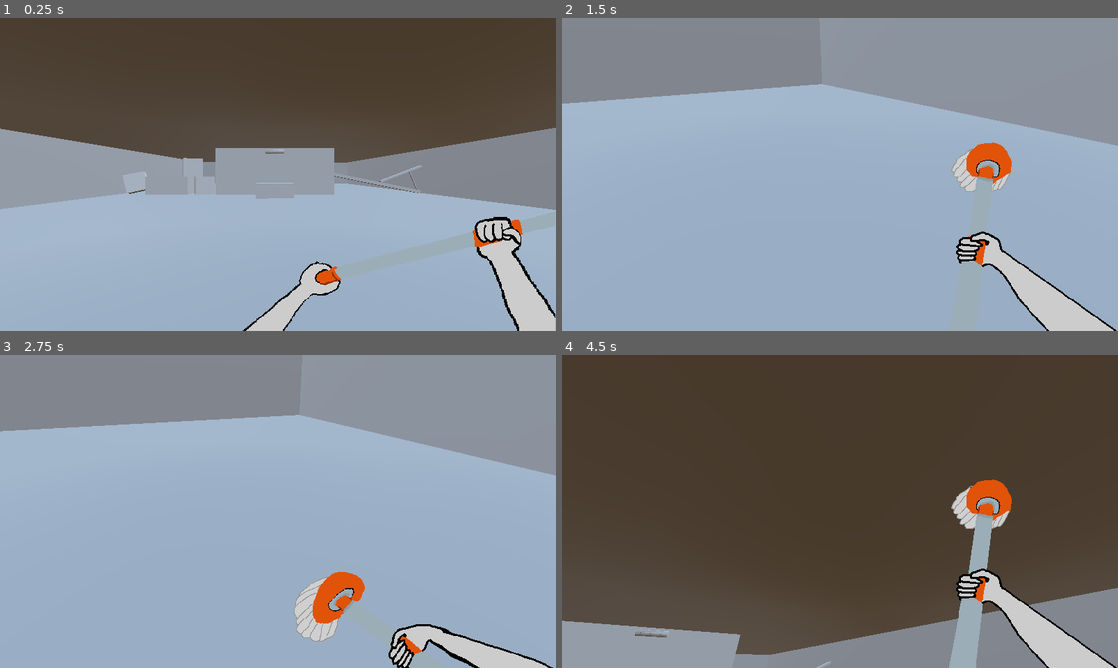
Above: before the commit, frames 1-4 (two rows, left to right).
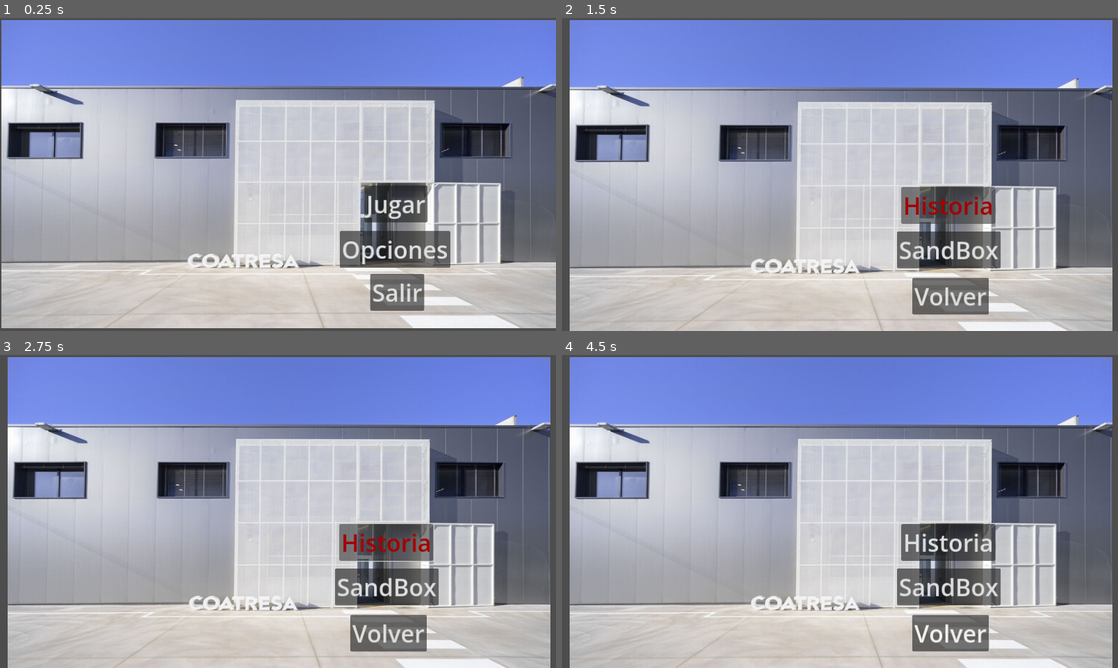
Above: after the commit, the same moments.

Repository: Sebastian-Faetani/Rise-of-the-dough
Game: Godot game, scene res://scenes/UI/main_menu.tscn
Two runs of this game, one before a commit and one after it. Both use one fixed random seed, a clock stepped at 60 frames per second and the inputs below. Before the commit the project starts from res://scenes/maps/lvl_1.tscn.
Inputs (mouse positions are in pixels of both pictures, inside the frame that each line leads up to):
- Up to frame 1 (0.25 s): no input
- Up to frame 2 (1.5 s): click (956, 249) at 0.5 s, where only the run after the commit has a clickable "Opciones"; click (956, 202) at 1.25 s, where only the run after the commit has a clickable "Jugar"
- Up to frame 3 (2.75 s): click (383, 542) at 2 s, where only the run after the commit has a clickable "Historia"
- Up to frame 4 (4.5 s): click (951, 586) at 2.75 s, where only the run after the commit has a clickable "SandBox"; click (951, 633) at 3.5 s, where only the run after the commit has a clickable "Volver"; tap Enter at 4.25 s; move the mouse to (867, 511) at 4.27 s; hold D (move_right) from 4.28 s (still down); hold Shift (run) from 4.28 s (still down)

The runs differ from the first frame. In frame 1, 94% of the frame differs, in the area x 0-100%, y 0-100%; in frame 2, 92%; in frame 3, 92%; in frame 4, 97%.

Commit message:
main menu and play menu added

Diff:
--- a/project.godot
+++ b/project.godot
@@ -11,7 +11,7 @@
 [application]
 
 config/name="Rise-of-the-dough"
-run/main_scene="res://scenes/maps/lvl_1.tscn"
+run/main_scene="res://scenes/UI/main_menu.tscn"
 config/features=PackedStringArray("4.2", "GL Compatibility")
 config/icon="res://icon.svg"
 
--- /dev/null
+++ b/scenes/UI/main_menu.gd
@@ -0,0 +1,19 @@
+extends Control
+
+
+
+func _ready():
+	pass # Replace with function body.
+
+
+
+func _process(delta):
+	pass
+
+
+func _on_start_button_pressed():
+	get_tree().change_scene_to_file("res://scenes/UI/play_menu.tscn")
+
+
+func _on_quit_button_pressed():
+	get_tree().quit()
--- /dev/null
+++ b/scenes/UI/main_menu.tscn
@@ -0,0 +1,53 @@
+[gd_scene load_steps=3 format=3 uid="uid://b311qc0ldm0ij"]
+
+[ext_resource type="Texture2D" uid="uid://d2nt5ggekraiy" path="res://assets/interfaz/fabrica-y-oficinas-coatresa-denys-and-von-arend_4.jpg" id="1_0ojx0"]
+[ext_resource type="Script" path="res://scenes/UI/main_menu.gd" id="1_1gr01"]
+
+[node name="MainMenu" type="Control"]
+layout_mode = 3
+anchors_preset = 15
+anchor_right = 1.0
+anchor_bottom = 1.0
+grow_horizontal = 2
+grow_vertical = 2
+script = ExtResource("1_1gr01")
+
+[node name="Sprite2D" type="Sprite2D" parent="."]
+position = Vector2(580, 323)
+scale = Vector2(1.53867, 1.27705)
+texture = ExtResource("1_0ojx0")
+
+[node name="start_button" type="Button" parent="."]
+layout_mode = 0
+offset_left = 755.0
+offset_top = 347.0
+offset_right = 885.0
+offset_bottom = 423.0
+theme_override_colors/font_pressed_color = Color(1, 1, 1, 1)
+theme_override_colors/font_hover_color = Color(0.694713, 0, 0, 1)
+theme_override_font_sizes/font_size = 49
+text = "Jugar"
+
+[node name="options_button" type="Button" parent="."]
+offset_left = 704.0
+offset_top = 441.0
+offset_right = 933.0
+offset_bottom = 517.0
+theme_override_colors/font_pressed_color = Color(1, 1, 1, 1)
+theme_override_colors/font_hover_color = Color(0.694713, 0, 0, 1)
+theme_override_font_sizes/font_size = 49
+text = "Opciones"
+
+[node name="quit_button" type="Button" parent="."]
+layout_mode = 0
+offset_left = 767.0
+offset_top = 530.0
+offset_right = 879.0
+offset_bottom = 606.0
+theme_override_colors/font_pressed_color = Color(1, 1, 1, 1)
+theme_override_colors/font_hover_color = Color(0.658911, 1.22733e-06, 9.62615e-08, 1)
+theme_override_font_sizes/font_size = 49
+text = "Salir"
+
+[connection signal="pressed" from="start_button" to="." method="_on_start_button_pressed"]
+[connection signal="pressed" from="quit_button" to="." method="_on_quit_button_pressed"]
--- /dev/null
+++ b/scenes/UI/play_menu.gd
@@ -0,0 +1,23 @@
+extends Control
+
+
+
+func _ready():
+	pass # Replace with function body.
+
+
+
+func _process(delta):
+	pass
+
+
+func _on_storybutton_pressed():
+	get_tree().change_scene_to_file("res://scenes/maps/lvl_1.tscn")
+
+
+func _on_sandboxbutton_pressed():
+	get_tree().change_scene_to_file("res://scenes/maps/sandbox.tscn")
+
+
+func _on_backbutton_pressed():
+	get_tree().change_scene_to_file("res://scenes/UI/main_menu.tscn")
--- /dev/null
+++ b/scenes/UI/play_menu.tscn
@@ -0,0 +1,53 @@
+[gd_scene load_steps=2 format=3 uid="uid://7mdwnbpmckxe"]
+
+[ext_resource type="Texture2D" uid="uid://d2nt5ggekraiy" path="res://assets/interfaz/fabrica-y-oficinas-coatresa-denys-and-von-arend_4.jpg" id="1_mtekn"]
+
+[node name="Play_Menu" type="Control"]
+layout_mode = 3
+anchors_preset = 15
+anchor_right = 1.0
+anchor_bottom = 1.0
+grow_horizontal = 2
+grow_vertical = 2
+
+[node name="Sprite2D" type="Sprite2D" parent="."]
+position = Vector2(578, 330)
+scale = Vector2(1.49975, 1.3048)
+texture = ExtResource("1_mtekn")
+
+[node name="story-button" type="Button" parent="."]
+layout_mode = 0
+offset_left = 703.0
+offset_top = 350.0
+offset_right = 898.0
+offset_bottom = 426.0
+theme_override_colors/font_pressed_color = Color(1, 1, 1, 1)
+theme_override_colors/font_hover_color = Color(0.641106, 0, 0, 1)
+theme_override_font_sizes/font_size = 49
+text = "Historia"
+
+[node name="sandbox-button" type="Button" parent="."]
+layout_mode = 0
+offset_left = 694.0
+offset_top = 442.0
+offset_right = 908.0
+offset_bottom = 518.0
+theme_override_colors/font_pressed_color = Color(1, 1, 1, 1)
+theme_override_colors/font_hover_color = Color(0.596853, 1.62441e-06, 4.33177e-07, 1)
+theme_override_font_sizes/font_size = 49
+text = "SandBox"
+
+[node name="back-button" type="Button" parent="."]
+layout_mode = 0
+offset_left = 726.0
+offset_top = 538.0
+offset_right = 883.0
+offset_bottom = 614.0
+theme_override_colors/font_pressed_color = Color(1, 1, 1, 1)
+theme_override_colors/font_hover_color = Color(0.56173, 0, 0, 1)
+theme_override_font_sizes/font_size = 49
+text = "Volver"
+
+[connection signal="pressed" from="story-button" to="." method="_on_storybutton_pressed"]
+[connection signal="pressed" from="sandbox-button" to="." method="_on_sandboxbutton_pressed"]
+[connection signal="pressed" from="back-button" to="." method="_on_backbutton_pressed"]
Binary file added: assets/interfaz/fabrica-y-oficinas-coatresa-denys-and-von-arend_4.jpg
Not shown, added: assets/interfaz/fabrica-y-oficinas-coatresa-denys-and-von-arend_4.jpg.import
